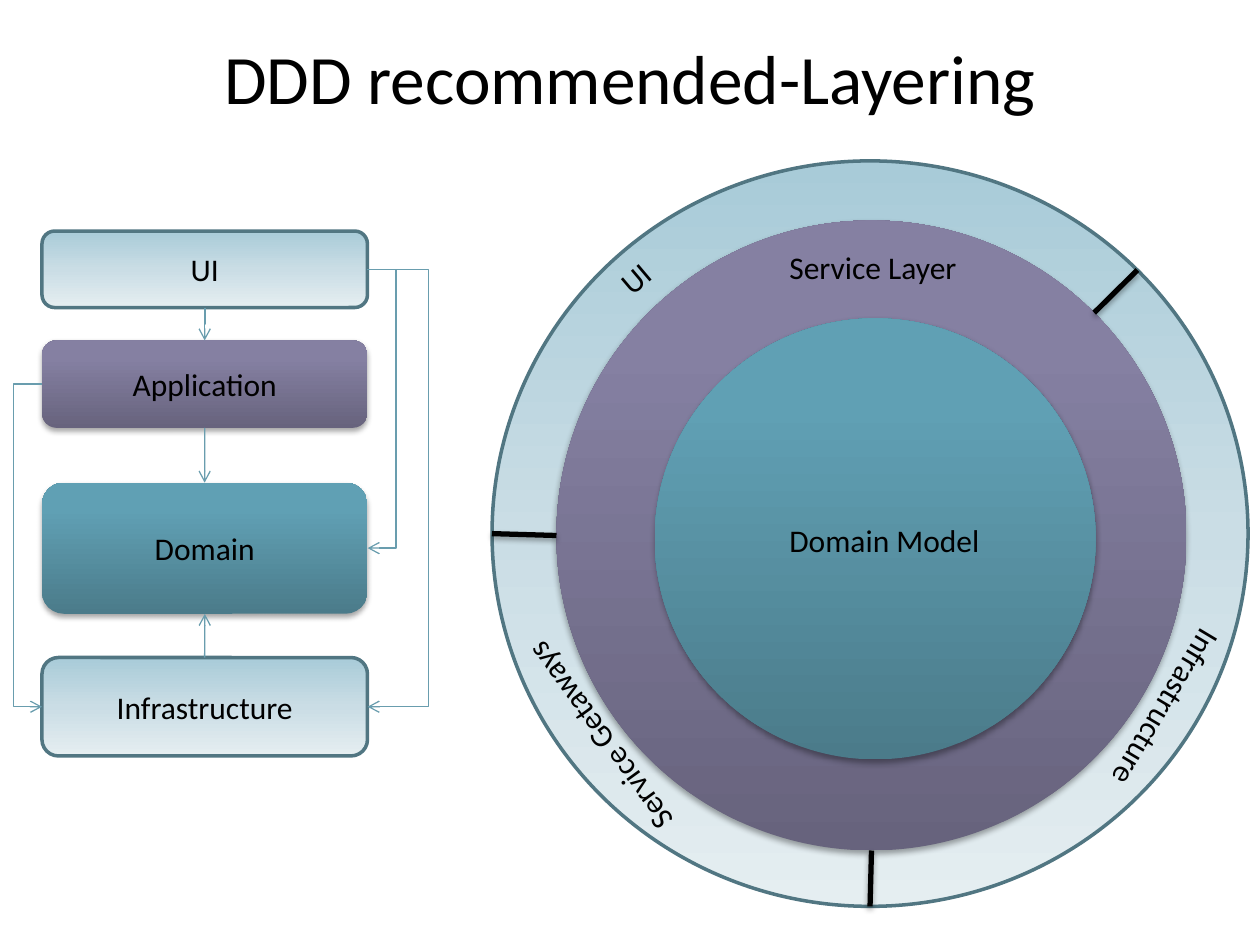
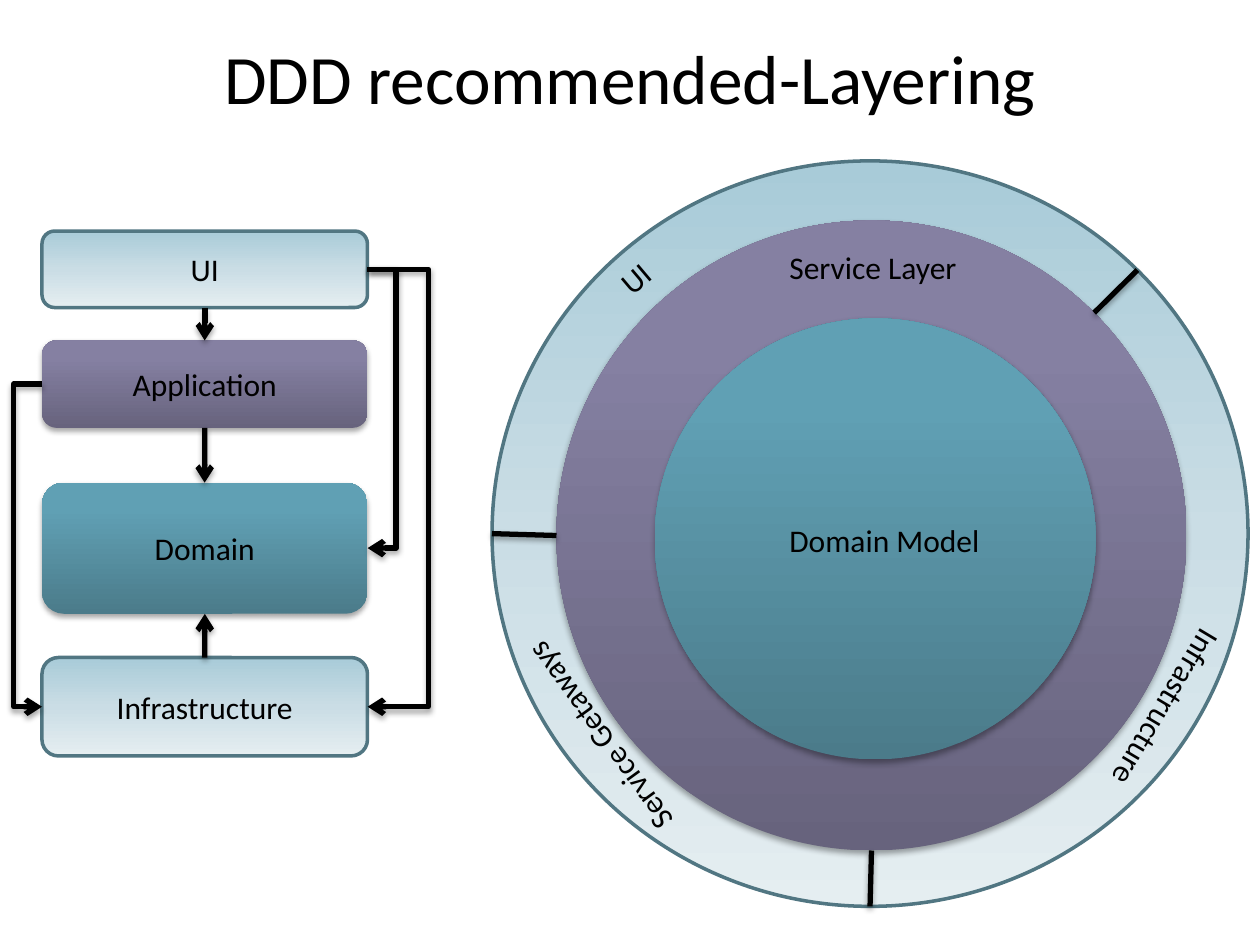
Before and after one commit to arturtv/dddpresentation, a slide deck: slide 20 of Domain-DrivenDesign.A.Trosin.pptx. Drawn at 1260x945 pixels with LibreOffice and Linux fonts; fonts in the diff are those of the drawing. Boxes give left, top, right and bottom in pixels: in the first picture for what was removed or moved away, otherwise in the second. Text is boxed around its words. In the diff, an @@ line names an element or a change of style, - is before the commit and + after.

```diff
--- a/Domain-DrivenDesign.A.Trosin.pptx
+++ b/Domain-DrivenDesign.A.Trosin.pptx
@@ elbow arrow (368, 270) - (368, 707): stroke #6A9DAE 0.75 pt to #000000 3 pt @@
@@ elbow arrow (368, 270) - (368, 548): stroke #6A9DAE 0.75 pt to #000000 3 pt @@
@@ elbow arrow (205, 307) - (204, 340): stroke #6A9DAE 0.75 pt to #000000 3 pt @@
@@ elbow arrow (43, 384) - (42, 707): stroke #6A9DAE 0.75 pt to #000000 3 pt @@
@@ arrow (205, 428) - (204, 483): stroke #6A9DAE 0.75 pt to #000000 3 pt @@
@@ arrow (204, 658) - (205, 614): stroke #6A9DAE 0.75 pt to #000000 3 pt @@
```
Also in this commit, not shown: 4 other slides changed, 3 slides added.
